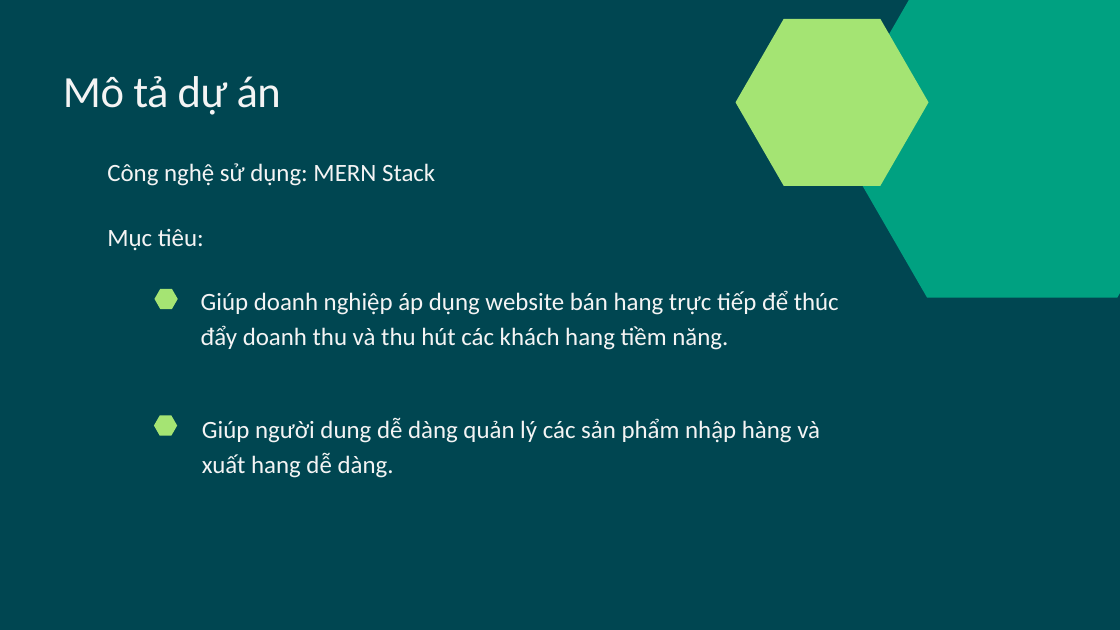
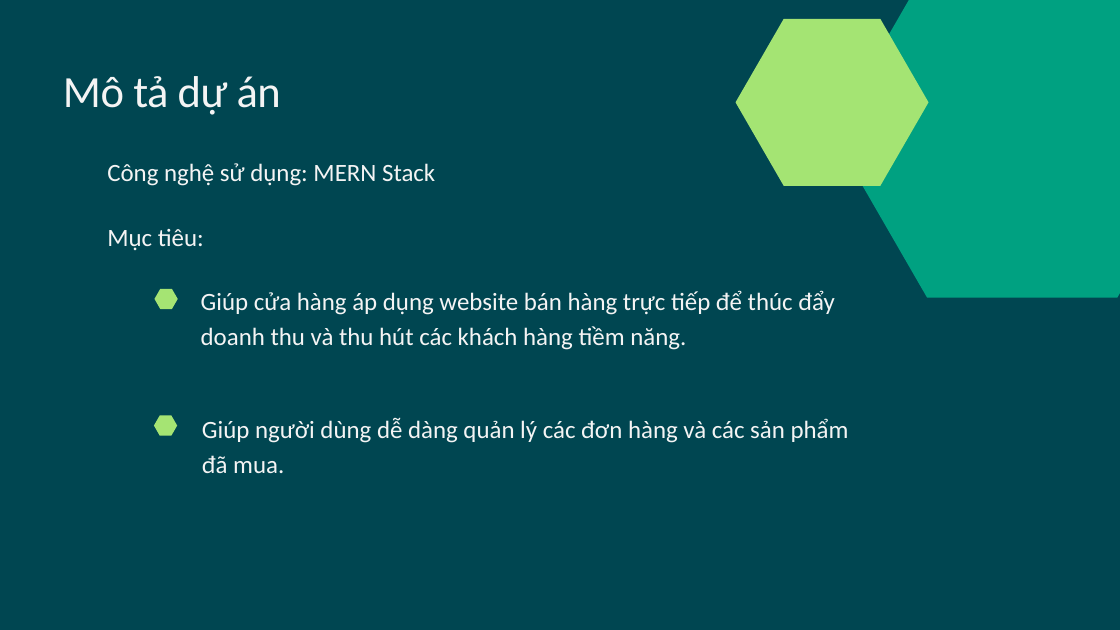
Before and after one commit to 19110026-Nguyen-Huu-Duc-Thanh/Nhom10_TuongTacNguoiMay, a slide deck: slide 4 of Nhóm10_Tương_Tác_Người_Máy.pptx. Drawn at 1120x630 pixels with LibreOffice and Linux fonts; fonts in the diff are those of the drawing. Boxes give left, top, right and bottom in pixels: in the first picture for what was removed or moved away, otherwise in the second. Text is boxed around its words. In the diff, an @@ line names an element or a change of style, - is before the commit and + after.

Commit message:
update powerpoint

```diff
--- a/Nhóm10_Tương_Tác_Người_Máy.pptx
+++ b/Nhóm10_Tương_Tác_Người_Máy.pptx
@@ text at (x1=201, y1=290, x2=834, y2=350): text changed @@
-Giúp doanh nghiệp áp dụng website bán hang trực tiếp để thúc đẩy doanh thu và thu hút các khách hang tiềm năng.
+Giúp cửa hàng áp dụng website bán hàng trực tiếp để thúc đẩy doanh thu và thu hút các khách hàng tiềm năng.
@@ text at (x1=202, y1=417, x2=849, y2=473): text changed @@
-Giúp người dung dễ dàng quản lý các sản phẩm nhập hàng và xuất hang dễ dàng.
+Giúp người dùng dễ dàng quản lý các đơn hàng và các sản phẩm đã mua.
```
Also in this commit, not shown: 1 other slide changed.
